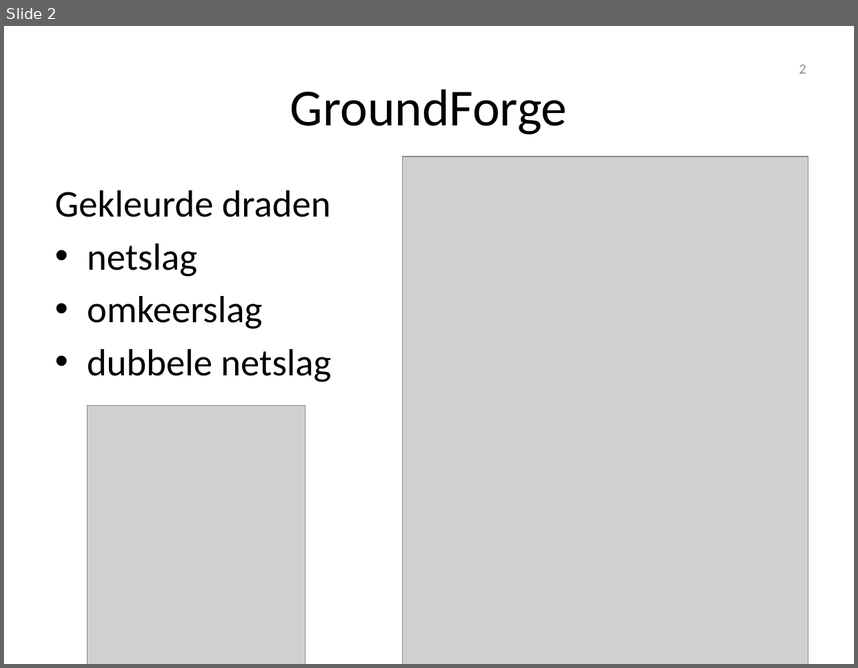
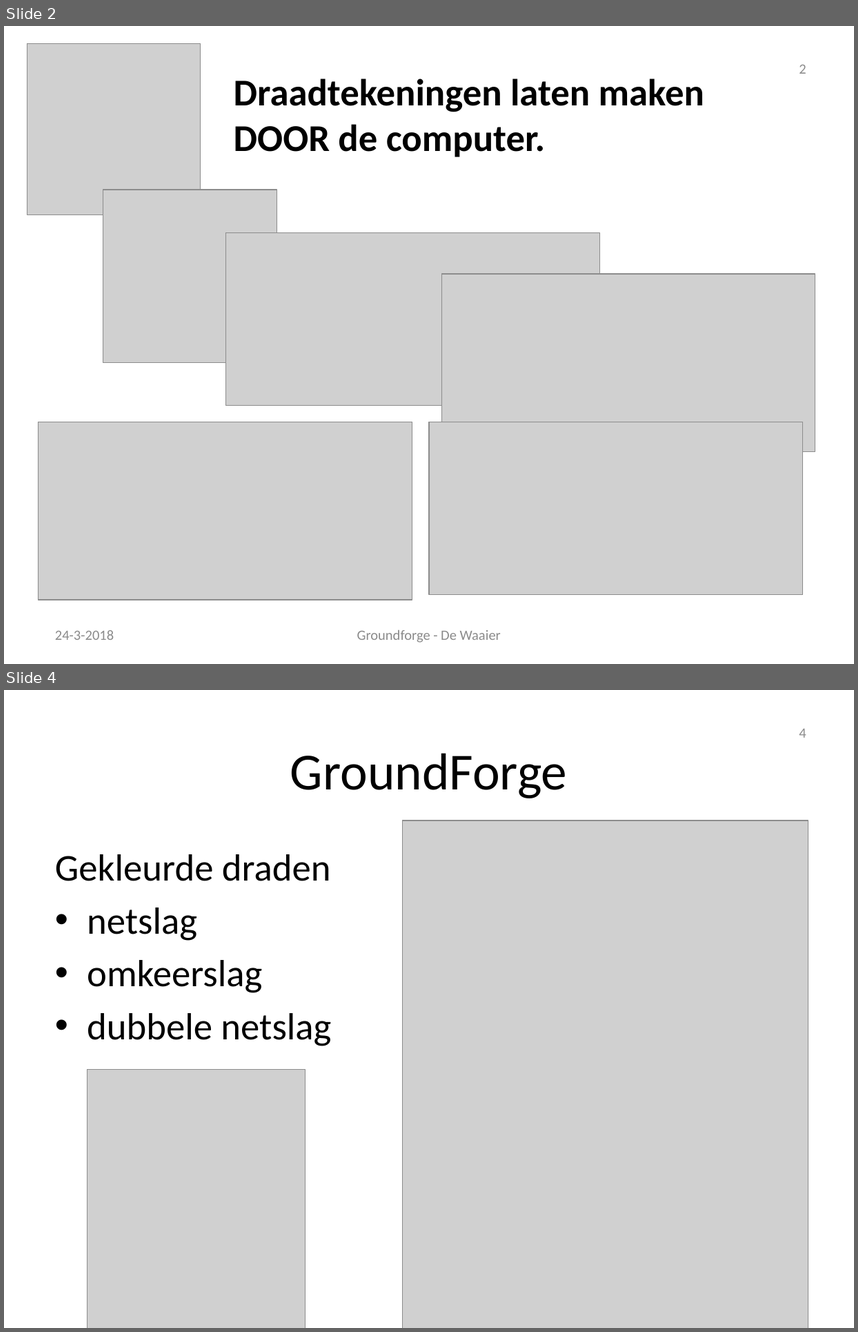
Before and after one commit to d-bl/GroundForge-help, a slide deck: docs/help/NL.pptx. Shown one above the other, each under a label of ours: slide 2 before the commit, slides 2 and 4 after it; the slides between them are not shown. The pictures are 858x668 and 858x1332 pixels, drawn with LibreOffice and Linux fonts; fonts in the diff are those of the drawing; grey boxes stand for pictures; background and template pictures are left out. Boxes give left, top, right and bottom in pixels: in the first picture for what was removed or moved away, otherwise in the second. Text is boxed around its words. In the diff, an @@ line names an element or a change of style, - is before the commit and + after.

```diff
--- a/docs/help/NL.pptx
+++ b/docs/help/NL.pptx
@@ slide 2 added at <box>4,26,854,664</box>, background #FFFFFF @@
@@ picture added at <box>27,44,201,216</box> @@
@@ page number added at <box>799,65,806,74</box>, 12 pt, text #8C8C8C @@
+2
@@ text added at <box>234,78,704,157</box>, 32 pt, text #000000, bold @@
+Draadtekeningen laten maken DOOR de computer.
@@ picture added at <box>103,190,277,362</box> @@
@@ picture added at <box>226,232,600,405</box> @@
@@ picture added at <box>441,274,816,451</box> @@
@@ picture added at <box>38,421,412,599</box> @@
@@ picture added at <box>429,421,803,594</box> @@
@@ text added at <box>55,630,114,639</box>, 12 pt, text #8C8C8C @@
+24-3-2018
@@ text added at <box>357,630,501,642</box>, 12 pt, text #8C8C8C @@
+Groundforge - De Waaier
@@ what was slide 2 is now slide 4 @@
@@ page number at <box>799,729,806,738</box>: text changed @@
-2
+4
```
Also in this commit, not shown: 3 slides changed, 1 other slide added, 1 other file.
